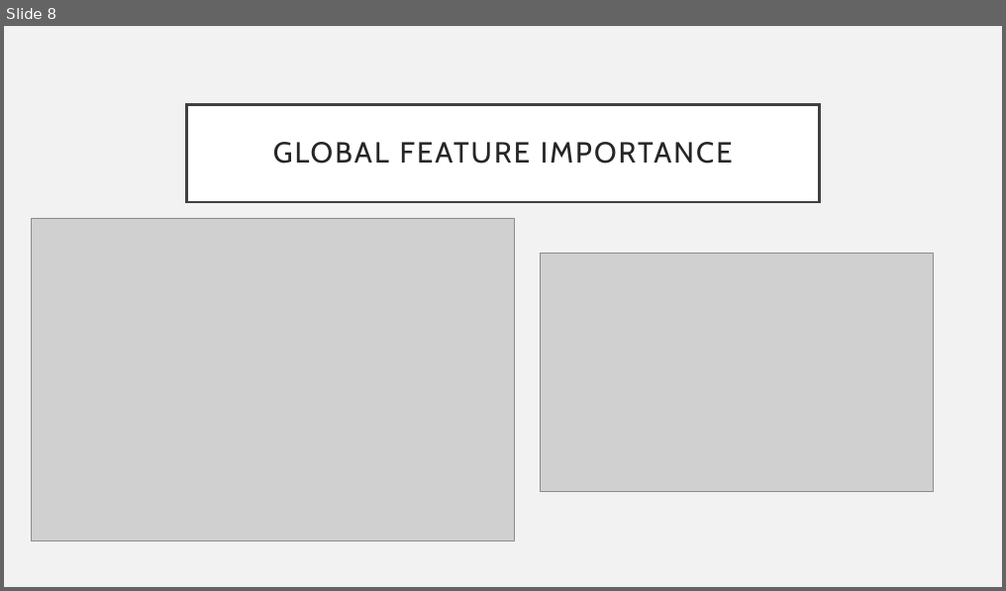
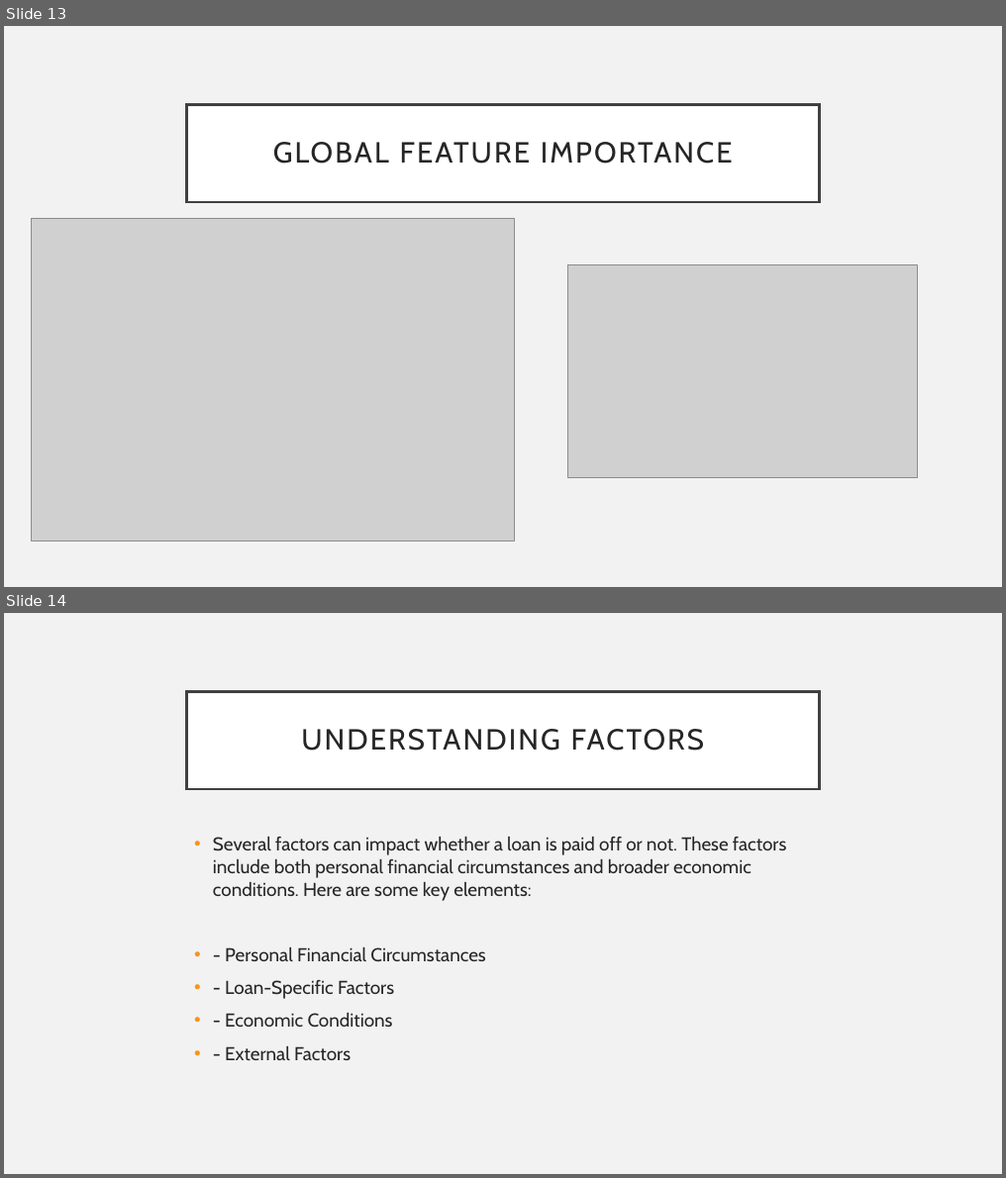
Before and after one commit to LachlanPotter33/Proj-4-Group-3, a slide deck: Presentation.pptx. Shown one above the other, each under a label of ours: slide 8 before the commit, slides 13 and 14 after it. The pictures are 1006x591 and 1006x1178 pixels, drawn with LibreOffice and Linux fonts; fonts in the diff are those of the drawing; grey boxes stand for pictures. Boxes give left, top, right and bottom in pixels: in the first picture for what was removed or moved away, otherwise in the second. Text is boxed around its words. In the diff, an @@ line names an element or a change of style, - is before the commit and + after.

```diff
--- a/Presentation.pptx
+++ b/Presentation.pptx
@@ slide 14 added at box(4, 613, 1002, 1174), background #F2F2F2 @@
@@ title added at box(187, 691, 819, 789), fill #FFFFFF, outline #404040 2.5 pt, 28 pt, text #262626 @@
+UNDERSTANDING FACTORS
@@ text added at box(213, 837, 786, 1060), 18 pt, text #262626 @@
+• Several factors can impact whether a loan is paid off or not. These factors include both personal financial circumstances and broader economic conditions. Here are some key elements:
+• - Personal Financial Circumstances
+• - Loan-Specific Factors
+• - Economic Conditions
+• - External Factors
@@ what was slide 8 is now slide 13 @@
@@ slide 13 changed as well @@
@@ picture: place and size @@
-picture at box(540, 253, 933, 492)
+picture at box(567, 266, 918, 478)
```
Also in this commit, not shown: 11 other slides changed, 10 other slides added, 3 slides removed, 5 other files.
